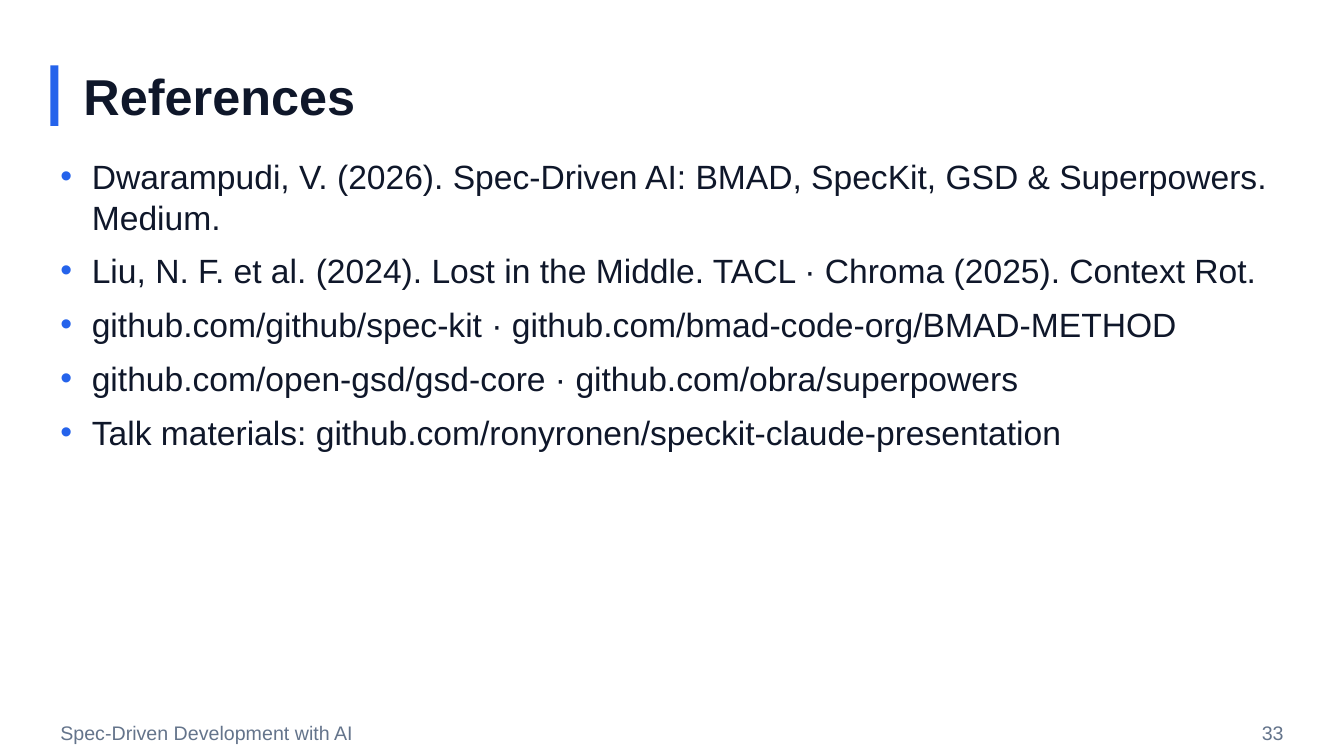
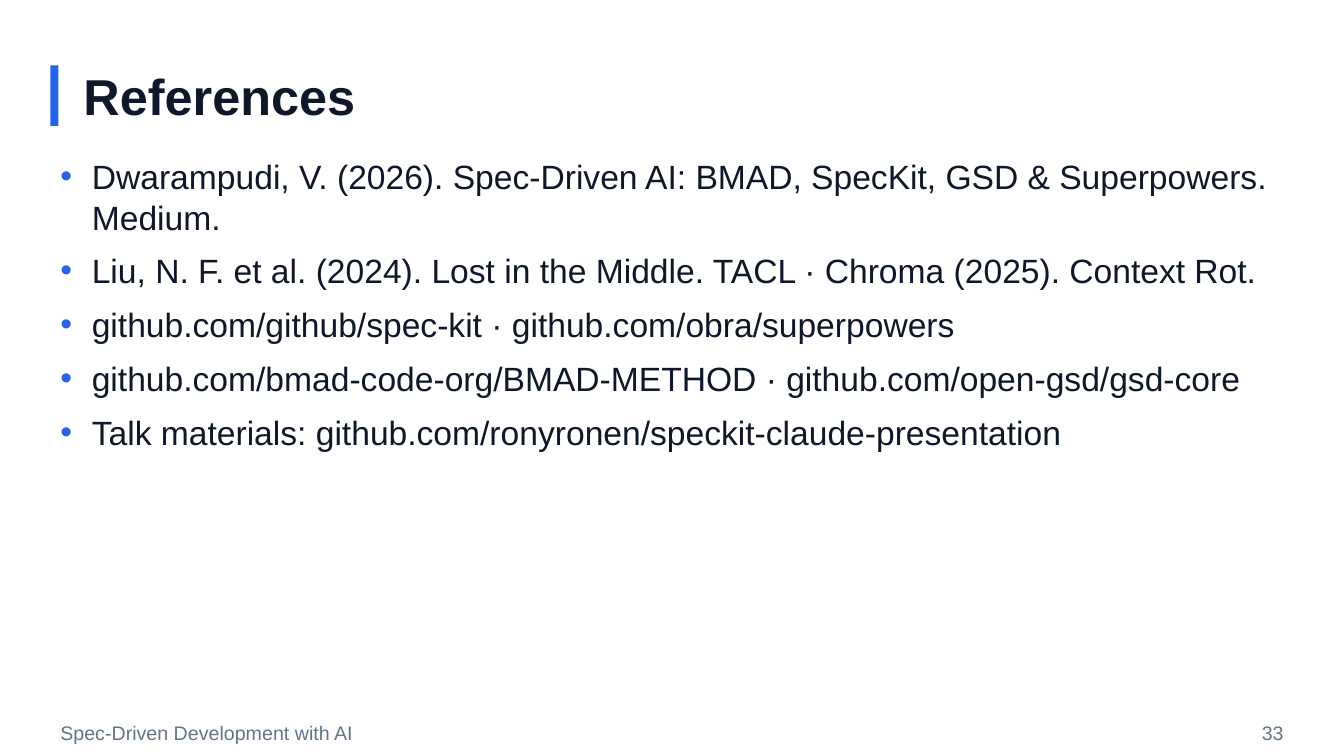
Before and after one commit to ronyronen/speckit-claude-presentation, a slide deck: slide 33 of presentation/speckit-workshop.pptx. Drawn at 1344x756 pixels with LibreOffice and Linux fonts; fonts in the diff are those of the drawing; background and template pictures are left out. Boxes give left, top, right and bottom in pixels: in the first picture for what was removed or moved away, otherwise in the second. Text is boxed around its words. In the diff, an @@ line names an element or a change of style, - is before the commit and + after.

```diff
--- a/presentation/speckit-workshop.pptx
+++ b/presentation/speckit-workshop.pptx
@@ text at box(92, 312, 1240, 398): text changed @@
-• github.com/github/spec-kit · github.com/bmad-code-org/BMAD-METHOD
-• github.com/open-gsd/gsd-core · github.com/obra/superpowers
+• github.com/github/spec-kit · github.com/obra/superpowers
+• github.com/bmad-code-org/BMAD-METHOD · github.com/open-gsd/gsd-core
```
Also in this commit, not shown: 10 other slides changed, 7 other files.
